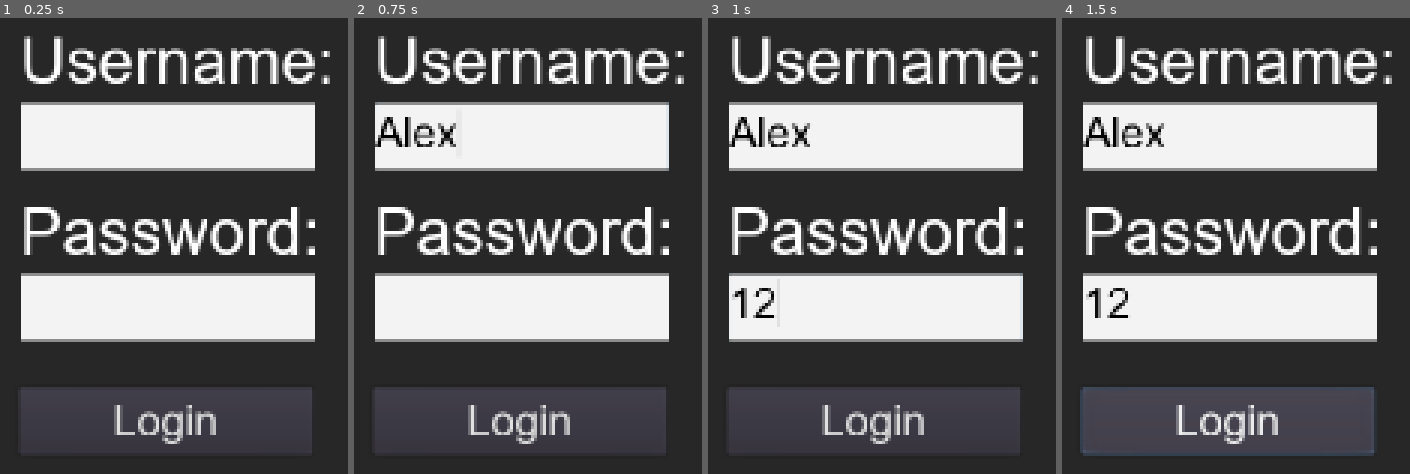
Above: before the commit, frames 1-4 (left to right).
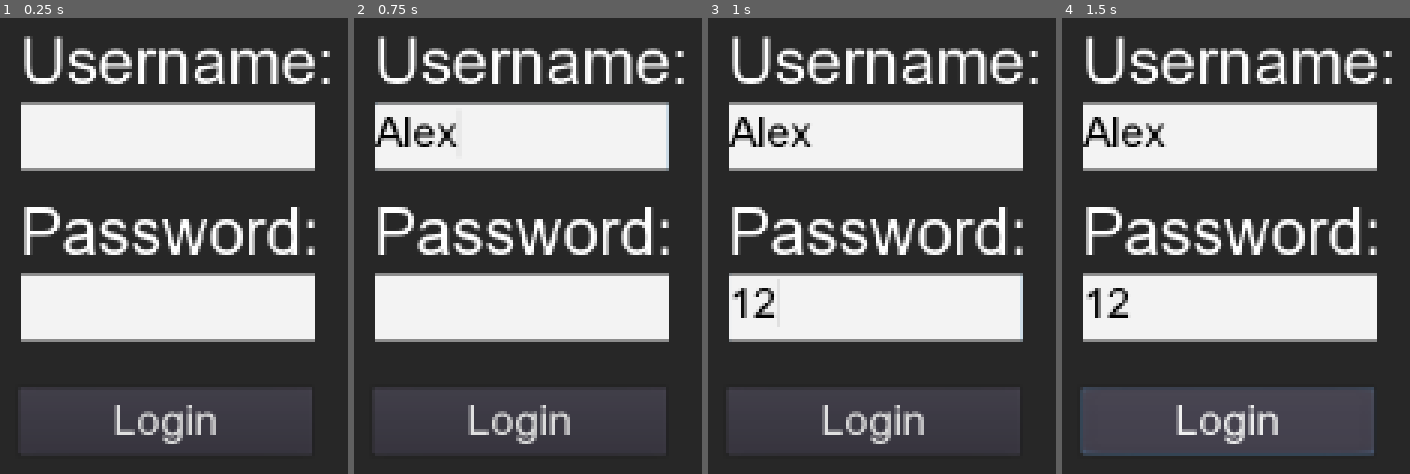
Above: after the commit, the same moments.

Repository: Maigal/gorace
Game: Godot game, scene res://Login.tscn
Same seed, same stepped clock (60 frames per second), same inputs: the game is played once before the commit and once after it.
Inputs (mouse positions are in pixels of both pictures, inside the frame that each line leads up to):
- Up to frame 1 (0.25 s): no input
- Up to frame 2 (0.75 s): click (521, 136) at 0.52 s; type "Alex" at 0.6 s
- Up to frame 3 (1 s): click (875, 309) at 0.75 s; type "12" at 0.83 s
- Up to frame 4 (1.5 s): click "Login" at 1.25 s

The runs differ from the first frame. In frame 1, 1.9% of the frame differs, in the area x 7-95%, y 3-93%; in frame 2, 2.2%; in frame 3, 2.3%; in frame 4, 2.3%, in the area x 6-95%, y 3-93%.

Commit message:
level checkpoint

Diff:
--- a/client/Death/DeathParticle.tscn
+++ b/client/Death/DeathParticle.tscn
@@ -50,6 +50,7 @@
 texture = ExtResource( 2 )
 
 [node name="CollisionShape2D" type="CollisionShape2D" parent="."]
+scale = Vector2( 2, 2 )
 shape = SubResource( 1 )
 
 [node name="AnimationPlayer" type="AnimationPlayer" parent="."]
--- a/client/Levels/level_0.tscn
+++ b/client/Levels/level_0.tscn
@@ -100,11 +100,11 @@
 
 [node name="Trap" parent="." instance=ExtResource( 4 )]
 position = Vector2( 672.861, 530.037 )
-force = 20
+force = 40
 
 [node name="Trap2" parent="." instance=ExtResource( 4 )]
-position = Vector2( 1036.98, 693.827 )
-force = 20
+position = Vector2( 1039.98, 690.999 )
+force = 40
 
 [node name="Checkpoint" type="Position2D" parent="."]
 position = Vector2( 181.295, 695.215 )
--- a/client/Player.gd
+++ b/client/Player.gd
@@ -179,5 +179,8 @@
 	scale.x = 1
 	scale.y = 1
 	var checkpoint =  get_tree().get_root().find_node("Checkpoint", true, false)
+	var y_velocity = 0
+	var x_velocity = 0
+	var isWallSliding = false
 	position.x = checkpoint.position.x
 	position.y = checkpoint.position.y
--- a/client/Player.tscn
+++ b/client/Player.tscn
@@ -565,3 +565,17 @@
 anims/wallslide = SubResource( 6 )
 
 [node name="DeathController" parent="." instance=ExtResource( 5 )]
+
+[node name="Camera2D" type="Camera2D" parent="."]
+current = true
+limit_left = 0
+limit_top = 0
+limit_right = 2500
+limit_bottom = 900
+limit_smoothed = true
+smoothing_enabled = true
+drag_margin_left = 1.0
+drag_margin_top = 1.0
+drag_margin_right = 1.0
+drag_margin_bottom = 1.0
+editor_draw_limits = true
--- a/client/project.godot
+++ b/client/project.godot
@@ -66,4 +66,5 @@
 [rendering]
 
 quality/driver/driver_name="GLES2"
+quality/2d/use_pixel_snap=true
 environment/default_environment="res://default_env.tres"
